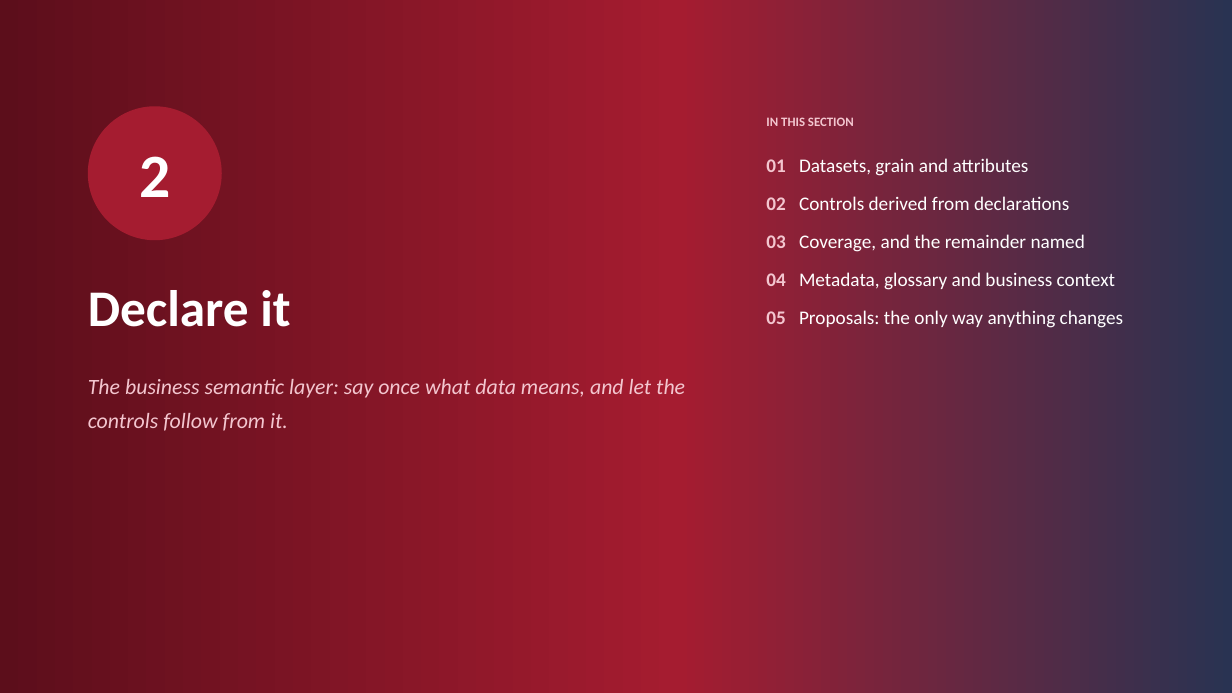
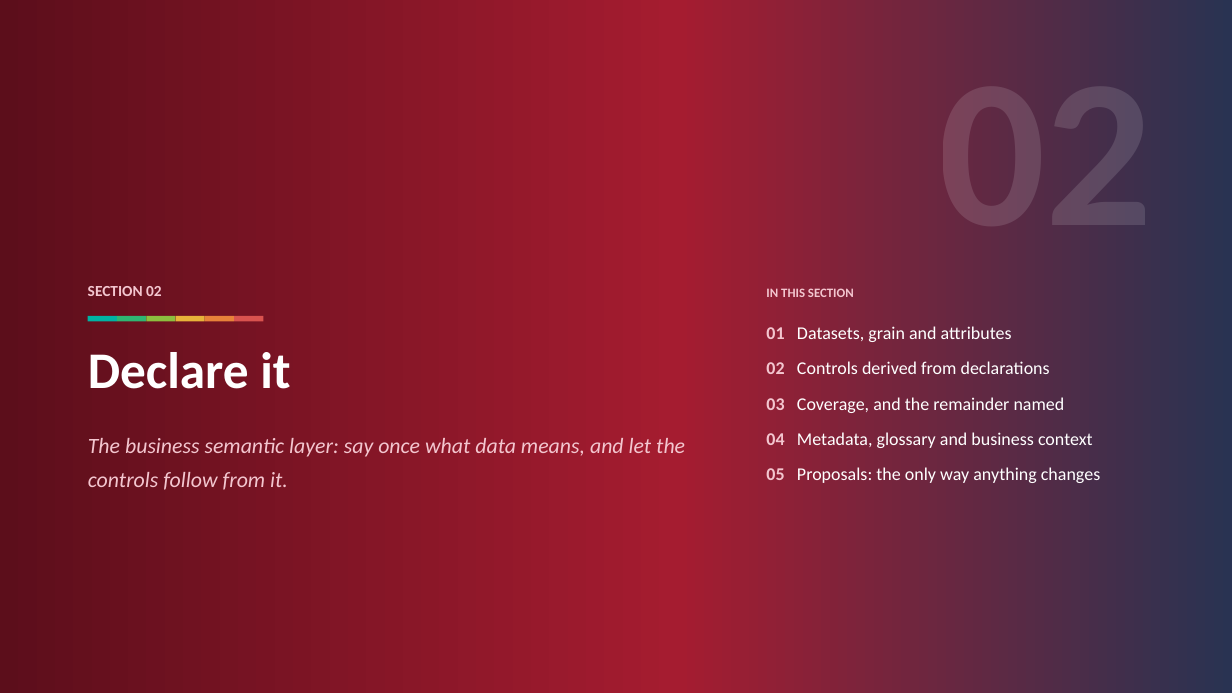
Before and after one commit to ajsinha/prama, a slide deck: slide 13 of docs/publications/deck/Prama-Evidence-First-Data-Quality.pptx. Drawn at 1232x693 pixels with LibreOffice and Linux fonts; fonts in the diff are those of the drawing. Boxes give left, top, right and bottom in pixels: in the first picture for what was removed or moved away, otherwise in the second. Text is boxed around its words. In the diff, an @@ line names an element or a change of style, - is before the commit and + after.

Commit message:
Deck dividers carry the chapter number as a watermark, after DishtaYantra's
Each section divider now sets its number (01 to 10) very large in the top
right, white at 13% opacity, so it reads tone-on-tone across the whole
crimson-to-indigo gradient where a fixed tint would vanish on one end and shout
on the other. It replaces the numbered circle; a short band of the prism's six
rays sits above the title, and the section's contents sit beneath the number.

The rendered audit now gives LibreOffice a profile of its own: with the shared
one, a conversion fails outright whenever any other LibreOffice is running, and
one did during this change.

```diff
--- a/docs/publications/deck/Prama-Evidence-First-Data-Quality.pptx
+++ b/docs/publications/deck/Prama-Evidence-First-Data-Quality.pptx
@@ ellipse removed at (x1=88, y1=106, x2=222, y2=240) @@
-2
@@ text added at (x1=88, y1=286, x2=162, y2=296), 12 pt, text #F3C6CF, bold @@
+SECTION 02
@@ text "IN THIS SECTION" moved from (x1=766, y1=117, x2=854, y2=126) to (x1=766, y1=288, x2=854, y2=297) @@
@@ rectangle added at (x1=88, y1=316, x2=117, y2=322), fill #00B3A4 @@
@@ rectangle added at (x1=117, y1=316, x2=147, y2=322), fill #2FB673 @@
@@ rectangle added at (x1=146, y1=316, x2=176, y2=322), fill #8CBF3F @@
@@ rectangle added at (x1=176, y1=316, x2=205, y2=322), fill #E8B33A @@
@@ rectangle added at (x1=205, y1=316, x2=235, y2=322), fill #E8823A @@
@@ rectangle added at (x1=234, y1=316, x2=263, y2=322), fill #D9534F @@
@@ text "01 Datasets, grain and attributes" moved from (x1=766, y1=158, x2=1124, y2=328) to (x1=766, y1=326, x2=1100, y2=483) @@
@@ text "01 Datasets, grain and attributes" at (x1=766, y1=326, x2=1100, y2=483): size 15 to 14 pt; less space between paragraphs @@
@@ text "Declare it" moved from (x1=88, y1=290, x2=290, y2=327) to (x1=88, y1=352, x2=290, y2=389) @@
@@ text "The business semantic layer: say ..." moved from (x1=88, y1=379, x2=685, y2=431) to (x1=88, y1=438, x2=685, y2=490) @@
```
Also in this commit, not shown: 9 other slides changed, 3 other files.
